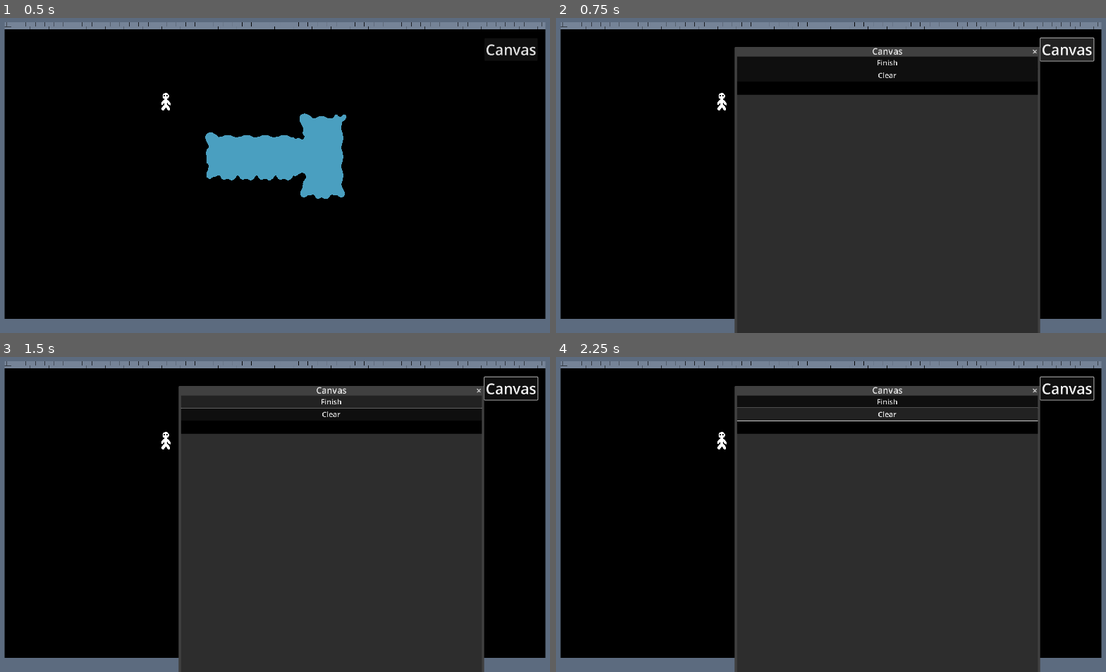
Above: before the commit, frames 1-4 (two rows, left to right).
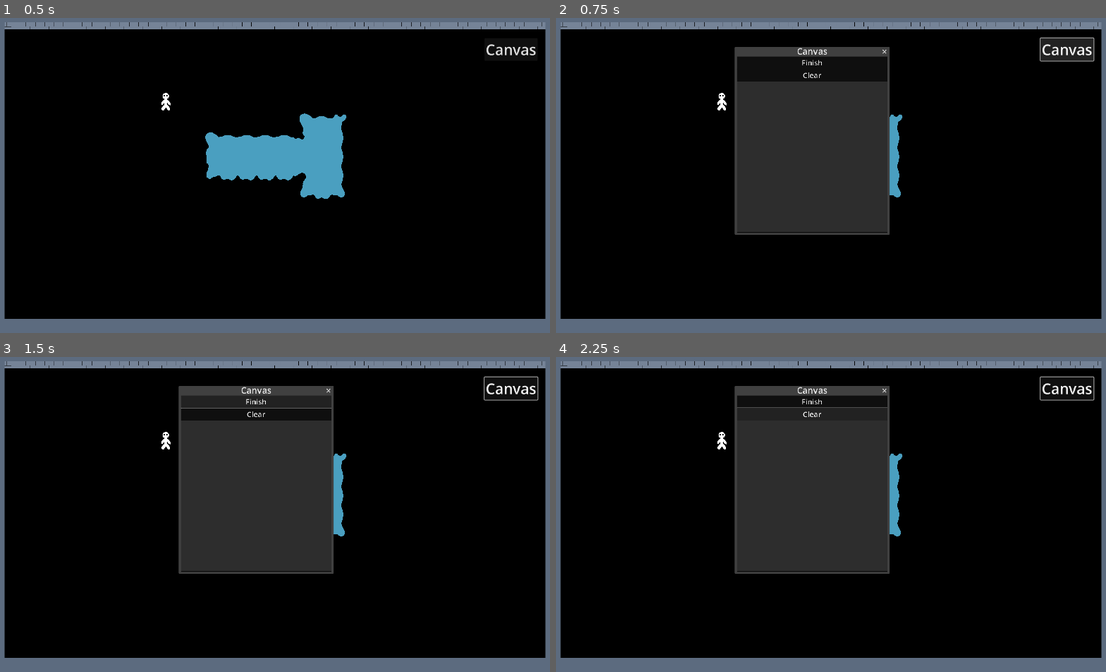
Above: after the commit, the same moments.

Repository: Lord-Dargon/Inkarnation
Game: Godot game, scene res://Scenes/level_1.tscn
Same seed, same stepped clock (60 frames per second), same inputs: the game is played once before the commit and once after it.
Inputs:
- Up to frame 1 (0.5 s): no input
- Up to frame 2 (0.75 s): click "Canvas" at 0.5 s
- Up to frame 3 (1.5 s): click "Finish" at 1.25 s
- Up to frame 4 (2.25 s): click "Clear" at 2 s

Frame 1 is identical in both runs. In frame 2, 32% of the frame differs, in the area x 32-89%, y 9-100%; in frame 3, 33%; in frame 4, 33%.

Commit message:
Add files via upload

Diff:
--- a/Inkarnation/Prefabs/drawing_canvas.tscn
+++ b/Inkarnation/Prefabs/drawing_canvas.tscn
@@ -6,7 +6,7 @@
 [node name="Drawing Canvas" type="Window"]
 title = "Canvas"
 position = Vector2i(640, 140)
-size = Vector2i(1024, 1200)
+size = Vector2i(512, 600)
 transient = true
 unresizable = true
 content_scale_mode = 2
@@ -34,7 +34,7 @@
 text = "Clear
 "
 
-[node name="Canvas" type="GridContainer" parent="."]
+[node name="Canvas" type="GridContainer" parent="." groups=["Goal"]]
 anchors_preset = 8
 anchor_left = 0.5
 anchor_top = 0.5
@@ -48,8 +48,7 @@
 grow_vertical = 2
 theme_override_constants/h_separation = 0
 theme_override_constants/v_separation = 0
-columns = 128
+columns = 64
 
 [connection signal="close_requested" from="." to="." method="_on_close_requested"]
-[connection signal="pressed" from="Finish" to="." method="_on_finish_pressed"]
 [connection signal="pressed" from="Clear" to="." method="on_clear"]
--- a/Inkarnation/Scenes/level_1.tscn
+++ b/Inkarnation/Scenes/level_1.tscn
@@ -132,10 +132,10 @@
 
 [node name="Player" type="CharacterBody2D" parent="."]
 position = Vector2(588, 294)
-collision_mask = 129
+collision_mask = 193
 motion_mode = 1
 script = ExtResource("1_xfk5q")
-tags = Array[String](["Water"])
+tags = Array[String](["Person", "Water"])
 
 [node name="Sprite2D" type="Sprite2D" parent="Player"]
 texture_filter = 1
--- a/Inkarnation/Scripts/UI.gd
+++ b/Inkarnation/Scripts/UI.gd
@@ -16,3 +16,6 @@
 func on_canvas_button_pressed() -> void:
 	drawing_canvas.show()
 	pass # Replace with function body.
+
+func win():
+	print("Won")
--- a/Inkarnation/Scripts/client.gd
+++ b/Inkarnation/Scripts/client.gd
@@ -1,122 +1,11 @@
 extends Node
 
-const HOST: String = "127.0.0.1"
-const PORT: int = 1234
+
+# Called when the node enters the scene tree for the first time.
+func _ready() -> void:
+	pass # Replace with function body.
 
 
-# If disconnected attempts to reconnect at this interval
-const RECONNECT_TIMEOUT: float = 3.0
-const Client_Implementation = preload("res://Scripts/client_implementation.gd")
-var _client: Client_Implementation
-var string_buffer: String = ""
-var command_queue = []
-var game_over = false
-
-var username = "TestUser"
-
-var player_object = null
-
-
-# Signals (occur when received a message containing information)
-signal action_received(action : String, game_object : String)
-
-
-# ------------------ My message functions ------------------
-
-
-func send_command(image):
-	var message = {
-		"image": image
-	}
-	_client.send(message)
-
-
-
-
-# ------------------ Response Received! ------------------
-func _handle_client_data(data: PackedByteArray) -> void:
-	#print("hcd ", data)
-	string_buffer += data.get_string_from_utf8()
-	var messages = string_buffer.split("\n")
-	#print(messages)
-
-	for i in range(messages.size() - 1):
-		command_queue.append(messages[i])
-
-	# Keep the remaining partial message in the buffer
-	string_buffer = messages[messages.size() - 1]
-
-
-
-# ------------------ Server Commands ------------------
-
-func process_command(string_data: String) -> void:
-	var dictionary = {}
-	dictionary = JSON.parse_string(string_data)
-	#print("Message Received:", dictionary)
-
-	# Handle the message here
-	var name = dictionary['name']
-	var desc = dictionary['desc']
-	var can_fly = dictionary['fly']
-	var can_swim = dictionary['swim']
-	var has_armor = dictionary['armor']
-
-	print(name, can_fly, can_swim, has_armor)
-
-	var tags: Array[String] = []
-	if can_fly:
-		tags.append("Fly")
-	if can_swim:
-		tags.append("Swim")
-	if has_armor:
-		tags.append("Armor")
-
-	if player_object:
-		player_object.set_tags(tags)
-
-
-
-# ------------------ Base client handling functions ------------------
-func _ready() -> void:
-
-	#!Want to move this to the join room but had error
-
-	print("Initializing Connection")
-	_client = Client_Implementation.new()
-
-	# Connect the signals from the client object
-	_client.connected.connect(self._handle_client_connected)
-	_client.disconnected.connect(self._handle_client_disconnected)
-	_client.error.connect(self._handle_client_error)
-	_client.data.connect(self._handle_client_data)
-	add_child(_client)
-	_client.connect_to_host(HOST, PORT)
-
-	print("Starting listeining loop")
-	while not game_over:
-		await get_tree().create_timer(0.3).timeout
-
-		if len(command_queue) > 0:
-			print("cq", command_queue)
-			process_command(command_queue.pop_front())
-
-
-
-
-func _connect_after_timeout(timeout: float) -> void:
-	await get_tree().create_timer(timeout).timeout
-	_client.connect_to_host(HOST, PORT)
-
-
-func _handle_client_connected() -> void:
-	print("Client connected to server.")
-
-
-func _handle_client_disconnected() -> void:
-	print("Client disconnected from server.")
-	_connect_after_timeout(RECONNECT_TIMEOUT) # Try to reconnect after 3 seconds
-
-func _handle_client_error() -> void:
-	print("Client error.")
-	_connect_after_timeout(RECONNECT_TIMEOUT) # Try to reconnect after 3 seconds
+# Called every frame. 'delta' is the elapsed time since the previous frame.
+func _process(delta: float) -> void:
+	pass
--- a/Inkarnation/Scripts/drawing_canvas.gd
+++ b/Inkarnation/Scripts/drawing_canvas.gd
@@ -6,24 +6,14 @@
 
 var array:Array[Vector2]
 
-
 # Called when the node enters the scene tree for the first time.
 func _ready() -> void:
-
 	for x in Canvas.columns:
 		for y in Canvas.columns:
 			var p = pixel_prefab.instantiate()
 			p.location = Vector2(x,y)
 			Canvas.add_child(p)
-
 	pass # Replace with function body.
-
-
-func return_current_image() -> Array[bool]:
-	var image: Array[bool] = []
-	for pixel in Canvas.get_children():
-		image.append(pixel.get_current_value() == 1)
-	return image
 
 
 func _on_close_requested() -> void:
@@ -35,8 +25,3 @@
 	for child in Canvas.get_children():
 		child.color = child.Background_Color
 	array.clear()
-
-
-func _on_finish_pressed():
-	var image = return_current_image()
-	Client.send_command(image)
--- a/Inkarnation/Scripts/pixel.gd
+++ b/Inkarnation/Scripts/pixel.gd
@@ -1,7 +1,6 @@
 extends ColorRect
 
 var active = false
-var value = 0
 
 @export var Foreground_Color:Color
 @export var Background_Color:Color
@@ -24,12 +23,6 @@
 
 	if Input.is_action_pressed("Draw"):
 		color = Foreground_Color
-		value = 1
 
 	if Input.is_action_pressed("Erase"):
 		color = Background_Color
-		value = 0
-
-
-func get_current_value() -> int:
-	return value
--- a/Inkarnation/Scripts/player.gd
+++ b/Inkarnation/Scripts/player.gd
@@ -2,32 +2,28 @@
 
 
 @export var SPEED = 200.0
+
 @export var tags:Array[String]
-var player_name = "OG Name"
-
-
-func set_tags(tag):
-	print("New Tag ", tag)
-	tags = tag
 
 func _ready() -> void:
-	print(collision_mask)
-	Client.player_object = self
+	Update_Tags()
 
 func _physics_process(delta: float) -> void:
 
-	if "Water" in tags:
-		collision_mask = collision_mask
-
 	if Input.is_action_just_pressed("Pause"):
-
 		get_tree().quit()
 
 	var direction = Vector2(Input.get_axis("Left", "Right"), Input.get_axis("Up", "Down")).normalized()
 	if direction:
 		velocity = direction * SPEED
 	else:
-		velocity.x = move_toward(velocity.x, 0, SPEED)
-		velocity.y = move_toward(velocity.y, 0, SPEED)
+		velocity.x = move_toward(velocity.x, 0, SPEED/5)
+		velocity.y = move_toward(velocity.y, 0, SPEED/5)
 
 	move_and_slide()
+
+func Update_Tags():
+	if "Water" in tags:
+		set_collision_mask_value(7,false)
+	else:
+		set_collision_mask_value(7,true)
--- a/Inkarnation/project.godot
+++ b/Inkarnation/project.godot
@@ -18,6 +18,7 @@
 [autoload]
 
 Client="*res://Scripts/client.gd"
+LevelController="*res://Scripts/level_controller.gd"
 
 [display]
 
@@ -25,6 +26,10 @@
 window/size/viewport_height=1080
 window/stretch/mode="canvas_items"
 window/stretch/scale_mode="integer"
+
+[global_group]
+
+Goal=""
 
 [input]
 
